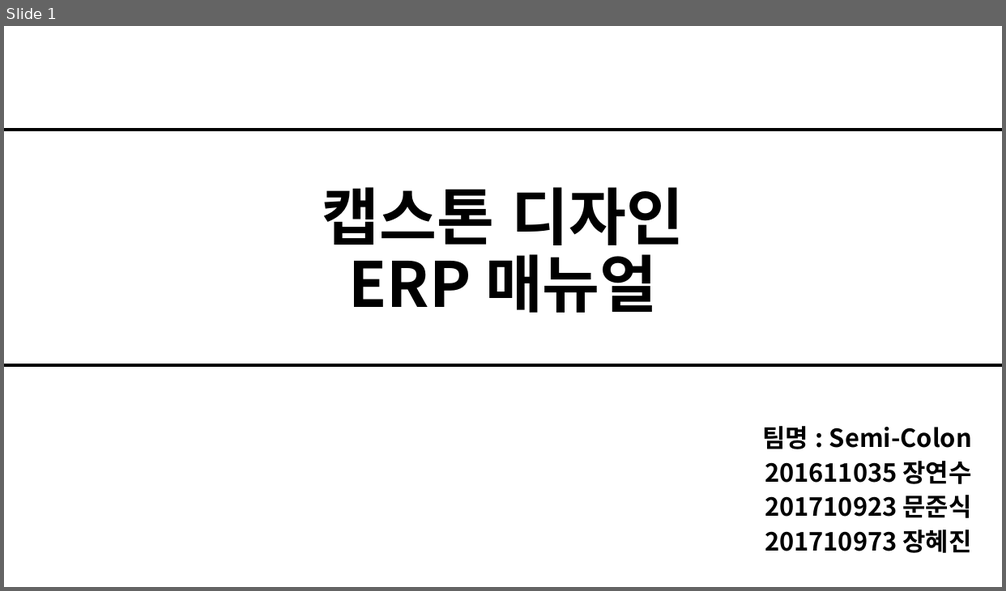
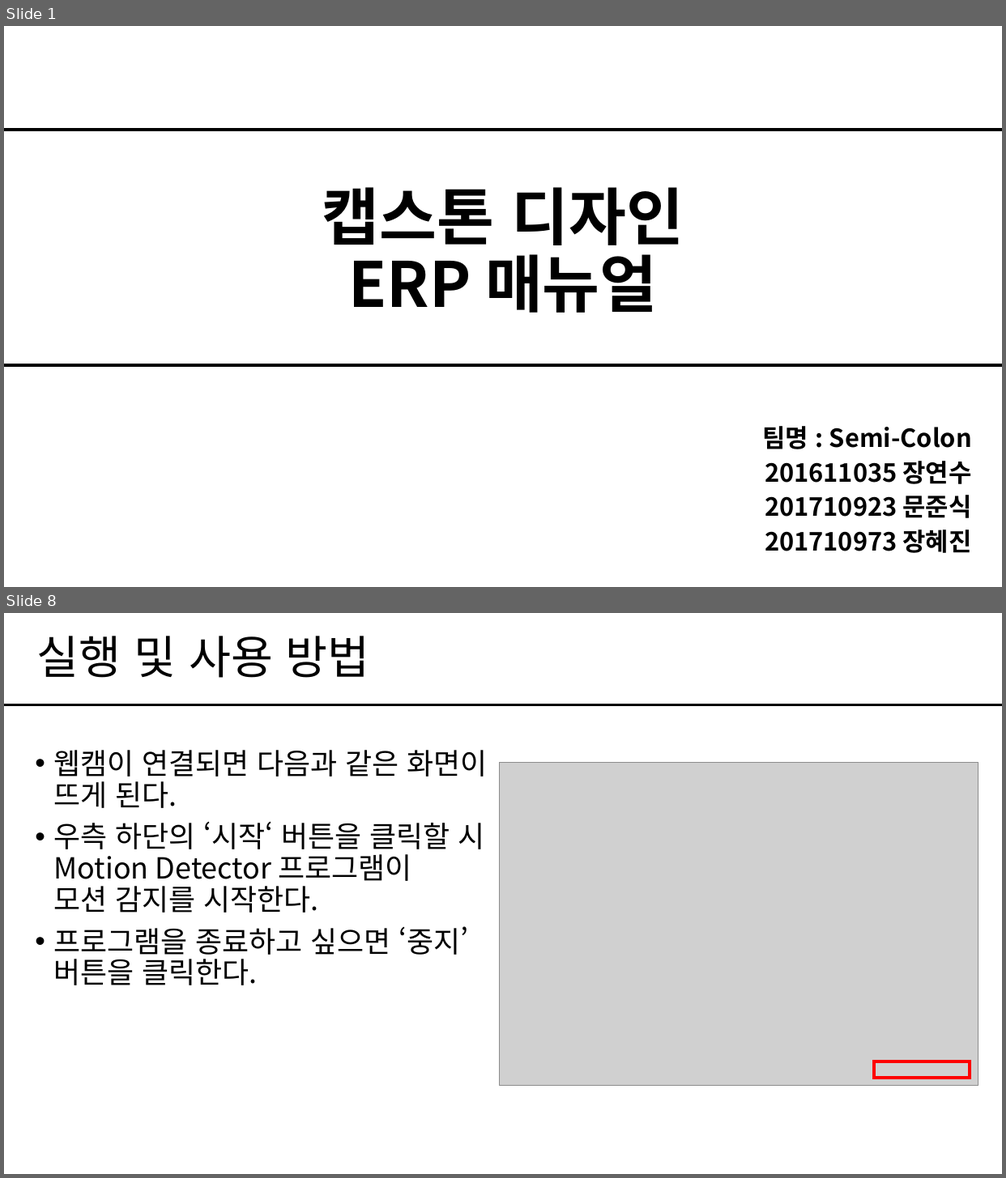
Before and after one commit to Semicolon-JangHyeJin/sc-grad-doc, a slide deck: Document/7. 매뉴얼/[ERP]매뉴얼_Ver1.0.0_Semi-Colon.pptx. Shown one above the other, each under a label of ours: slide 1 before the commit, slides 1 and 8 after it; the slides between them are not shown. The pictures are 1006x591 and 1006x1178 pixels, drawn with LibreOffice and Linux fonts; fonts in the diff are those of the drawing; grey boxes stand for pictures. Boxes give left, top, right and bottom in pixels: in the first picture for what was removed or moved away, otherwise in the second. Text is boxed around its words. In the diff, an @@ line names an element or a change of style, - is before the commit and + after.

```diff
--- a/Document/7. 매뉴얼/[ERP]매뉴얼_Ver1.0.0_Semi-Colon.pptx
+++ b/Document/7. 매뉴얼/[ERP]매뉴얼_Ver1.0.0_Semi-Colon.pptx
@@ slide 8 added at <box>4,613,1002,1174</box>, background #FFFFFF @@
@@ title added at <box>37,636,370,678</box>, 44 pt, text #000000 @@
+실행 및 사용 방법
@@ line added from (4, 705) to (1002, 705), #000000 2.25 pt @@
@@ text added at <box>54,750,488,986</box>, 28 pt, text #000000 @@
+• 웹캠이 연결되면 다음과 같은 화면이 뜨게 된다.
+• 우측 하단의 ‘시작‘ 버튼을 클릭할 시 Motion Detector 프로그램이
+  모션 감지를 시작한다.
+• 프로그램을 종료하고 싶으면 ‘중지’ 버튼을 클릭한다.
@@ picture added at <box>500,763,978,1085</box> @@
@@ rectangle added at <box>874,1063,970,1079</box>, outline #FF0000 3 pt @@
```
Also in this commit, not shown: 2 slides changed, 7 other slides added, 3 slides removed, 3 other files.
